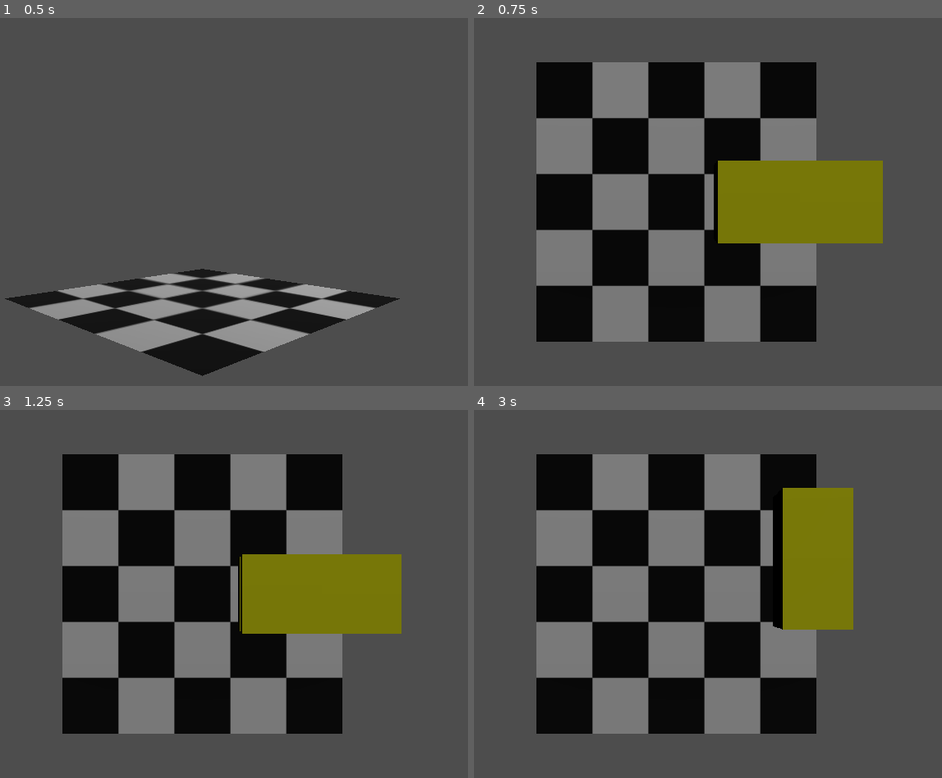
Above: before the commit, frames 1-4 (two rows, left to right).
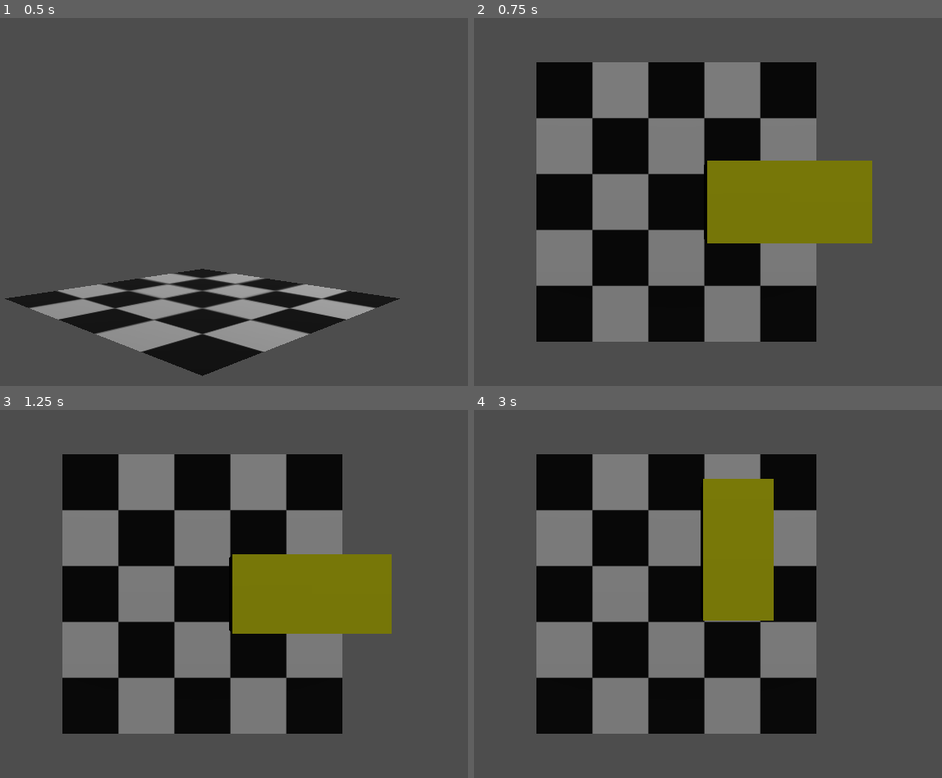
Above: after the commit, the same moments.

Repository: rdalton1124/3d-tetris
Game: Godot game, scene res://root.tscn
The game is run twice, just before and just after one commit, with the same random seed, the same clock (stepped at 60 frames per second) and the same inputs.
Inputs:
- Up to frame 1 (0.5 s): no input
- Up to frame 2 (0.75 s): tap Enter at 0.5 s; hold D (move_right) from 0.53 s (still down); tap V (change_cam) at 0.6 s
- Up to frame 3 (1.25 s): keep holding D (move_right)
- Up to frame 4 (3 s): tap Space at 1.25 s; release D (move_right) at 1.28 s; hold S (move_backward) 1.28-2.03 s; tap I (rotate-x-ccw) at 1.35 s; hold D (move_right) 2.03-2.78 s; tap K (rotate-x-cw) at 2.1 s; hold W (move_forward) from 2.78 s (still down); tap U (rotate-y-ccw) at 2.85 s

Frame 1 is identical in both runs. In frame 2, 1.1% of the frame differs, in the area x 49-88%, y 38-62%; in frame 3, 1.0%; in frame 4, 12%, in the area x 48-82%, y 18-60%.

Commit message:
Added wall
- created wall boject, static body with collider
- Added 4 walls on all sides of well
- Added code to tetrimino to keep them from moving if it's colliding with wall.
-

Diff:
--- a/root.tscn
+++ b/root.tscn
@@ -1,8 +1,9 @@
-[gd_scene load_steps=7 format=3 uid="uid://bym3srp2hjywn"]
+[gd_scene load_steps=8 format=3 uid="uid://bym3srp2hjywn"]
 
 [ext_resource type="Script" path="res://scripts/root.gd" id="1_lr66d"]
 [ext_resource type="Texture2D" uid="uid://b0qgny2r33yl5" path="res://checker.png" id="1_opv7x"]
 [ext_resource type="Script" path="res://scripts/Spawner.gd" id="3_wufij"]
+[ext_resource type="PackedScene" uid="uid://ce0jxw8p1twud" path="res://wall.tscn" id="4_eejy0"]
 
 [sub_resource type="StandardMaterial3D" id="StandardMaterial3D_5s0fn"]
 albedo_texture = ExtResource("1_opv7x")
@@ -42,3 +43,15 @@
 [node name="Spawner" type="Node3D" parent="."]
 transform = Transform3D(1, 0, 0, 0, 1, 0, 0, 0, 1, 0, 3, 0)
 script = ExtResource("3_wufij")
+
+[node name="wall_right" parent="." instance=ExtResource("4_eejy0")]
+transform = Transform3D(-4.37114e-08, 0, 1, 0, 1, 0, -1, 0, -4.37114e-08, 1, 3, 0)
+
+[node name="wall_left" parent="." instance=ExtResource("4_eejy0")]
+transform = Transform3D(-4.37114e-08, 0, 1, 0, 1, 0, -1, 0, -4.37114e-08, -1, 3, 0)
+
+[node name="wall_bottom" parent="." instance=ExtResource("4_eejy0")]
+transform = Transform3D(1, 0, 0, 0, 1, 0, 0, 0, 1, 0, 3, 1)
+
+[node name="wall_top" parent="." instance=ExtResource("4_eejy0")]
+transform = Transform3D(1, 0, 0, 0, 1, 0, 0, 0, 1, 0, 3, -1)
--- a/scripts/tetrimino3D.gd
+++ b/scripts/tetrimino3D.gd
@@ -1,11 +1,18 @@
 extends CharacterBody3D
 @onready var root = get_parent()
 @onready var spwner = $"../Spawner"
-
+# collision variables
+var collidingLeft
+var collidingRight
+var collidingTop
+var collidingBottom
 
 func _ready():
 	print("Tetrimino ready called")
-
+	collidingLeft = false
+	collidingRight = false
+	collidingTop = false
+	collidingBottom = false
 func _physics_process(delta):
 	if not is_on_floor():
 		if Input.is_action_pressed("speed_up"):
@@ -32,12 +39,25 @@
 	elif Input.is_action_just_pressed("rotate-z-ccw"):
 		self.rotate_z(PI / 2)
 
-	if Input.is_action_just_pressed("move_forward"):
+	if Input.is_action_just_pressed("move_forward") and not collidingTop:
 		self.position.z -= .4
-	elif Input.is_action_just_pressed("move_backward"):
+	elif Input.is_action_just_pressed("move_backward") and not collidingBottom:
 		self.position.z += .4
-	if Input.is_action_just_pressed("move_left"):
+	if Input.is_action_just_pressed("move_left") and not collidingLeft:
 		self.position.x -= .4
-	elif Input.is_action_just_pressed("move_right"):
+	elif Input.is_action_just_pressed("move_right") and not collidingRight:
 		self.position.x += .4
 	move_and_slide()
+	collidingLeft = false
+	collidingRight = false
+	collidingTop = false
+	collidingBottom = false
+	for i in range(get_slide_collision_count()):
+		if get_slide_collision(i).get_collider().name == "wall_left":
+			collidingLeft = true
+		elif get_slide_collision(i).get_collider().name == "wall_right":
+			collidingRight = true
+		if get_slide_collision(i).get_collider().name == "wall_top":
+			collidingTop = true
+		elif get_slide_collision(i).get_collider().name == "wall_bottom":
+			collidingBottom = true
--- /dev/null
+++ b/wall.tscn
@@ -0,0 +1,9 @@
+[gd_scene load_steps=2 format=3 uid="uid://ce0jxw8p1twud"]
+
+[sub_resource type="BoxShape3D" id="BoxShape3D_kjooa"]
+size = Vector3(2, 10, 0.1)
+
+[node name="wall" type="StaticBody3D"]
+
+[node name="CollisionShape3D" type="CollisionShape3D" parent="."]
+shape = SubResource("BoxShape3D_kjooa")
